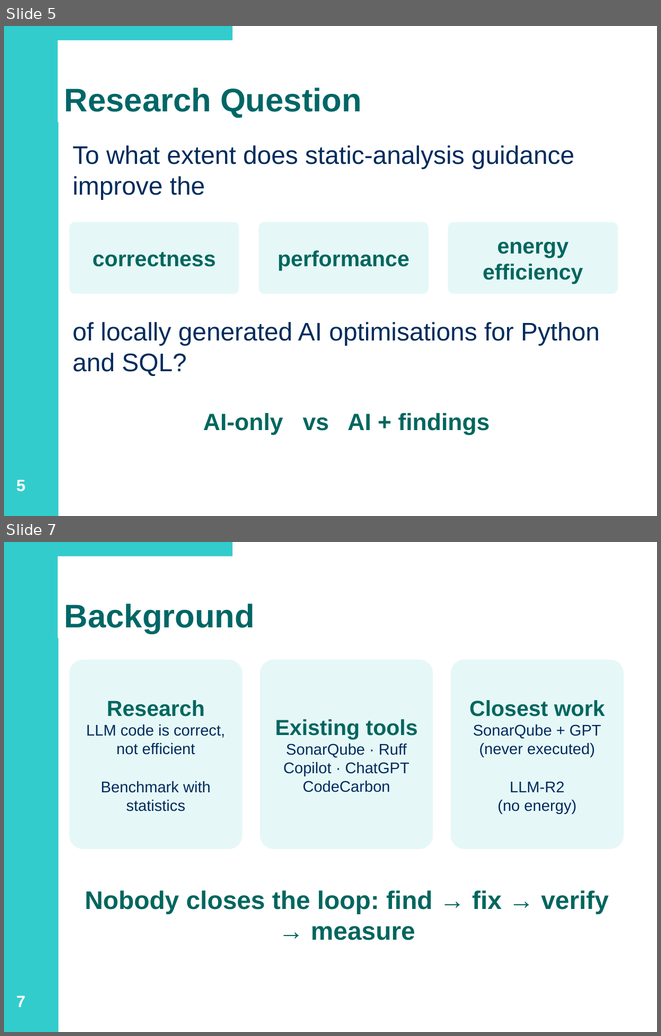
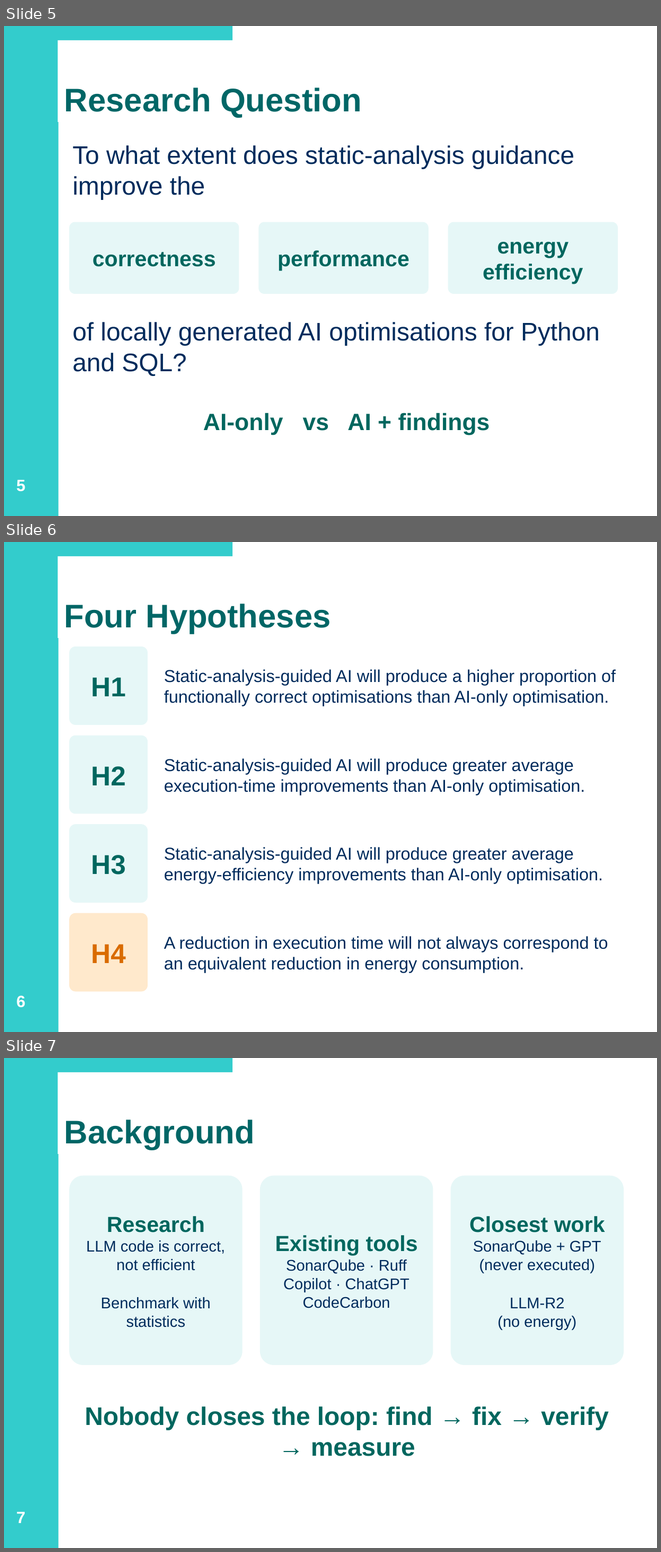
Before and after one commit to james-long04/GreenCode, a slide deck: docs/GreenCode-Interim-Demo.pptx. Shown one above the other, each under a label of ours: slides 5 and 7 before the commit, slides 5, 6 and 7 after it; the slides between them are not shown. The pictures are 661x1036 and 661x1552 pixels, drawn with LibreOffice and Linux fonts; fonts in the diff are those of the drawing. Boxes give left, top, right and bottom in pixels: in the first picture for what was removed or moved away, otherwise in the second. Text is boxed around its words. In the diff, an @@ line names an element or a change of style, - is before the commit and + after.

```diff
--- a/docs/GreenCode-Interim-Demo.pptx
+++ b/docs/GreenCode-Interim-Demo.pptx
@@ slide 6 added at (4, 542, 657, 1032), background #FFFFFF; not listed: 2 template elements that a slide beside it also shows @@
@@ title added at (64, 603, 331, 634), 36 pt, text #006666, bold @@
+Four Hypotheses
@@ rounded rectangle added at (69, 646, 148, 725), fill #E6F7F7, 30 pt, text #00665E, bold @@
+H1
@@ text added at (164, 669, 616, 706), 19 pt, text #002B5C @@
+Static-analysis-guided AI will produce a higher proportion of functionally correct optimisations than AI-only optimisation.
@@ rounded rectangle added at (69, 735, 148, 814), fill #E6F7F7, 30 pt, text #00665E, bold @@
+H2
@@ text added at (164, 758, 585, 795), 19 pt, text #002B5C @@
+Static-analysis-guided AI will produce greater average execution-time improvements than AI-only optimisation.
@@ rounded rectangle added at (69, 824, 148, 902), fill #E6F7F7, 30 pt, text #00665E, bold @@
+H3
@@ text added at (164, 847, 603, 883), 19 pt, text #002B5C @@
+Static-analysis-guided AI will produce greater average energy-efficiency improvements than AI-only optimisation.
@@ rounded rectangle added at (69, 913, 148, 991), fill #FFE9CC, 30 pt, text #D96B00, bold @@
+H4
@@ text added at (164, 936, 608, 972), 19 pt, text #002B5C @@
+A reduction in execution time will not always correspond to an equivalent reduction in energy consumption.
@@ page number added at (16, 995, 25, 1007), 18 pt, text #FFFFFF, bold @@
+6
```
Also in this commit, not shown: 3 slides changed, 3 other slides added, 1 slide removed.
